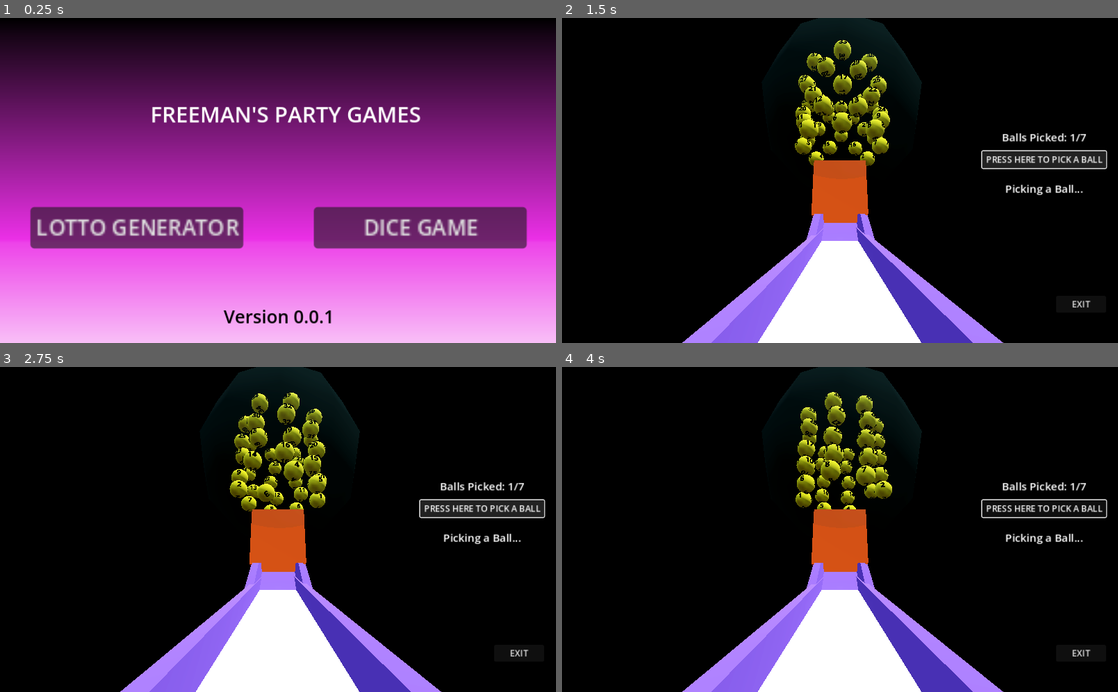
Above: before the commit, frames 1-4 (two rows, left to right).
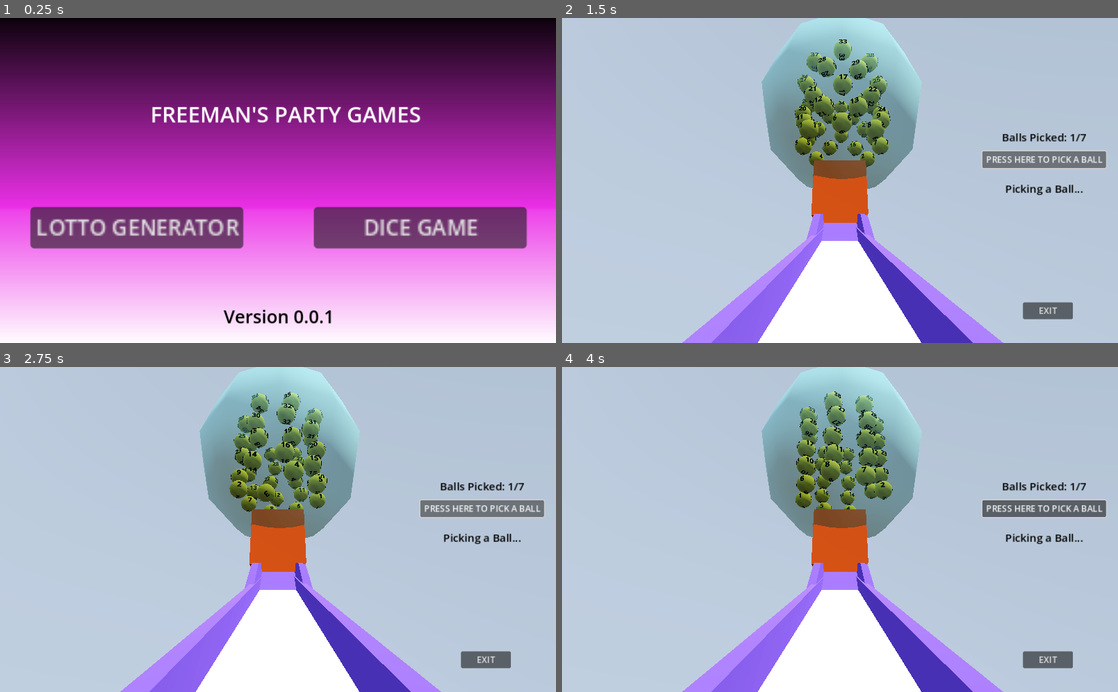
Above: after the commit, the same moments.

Repository: hffriman/Freemans-Party-Games
Game: Godot game, scene res://main_menu.tscn
Same seed, same stepped clock (60 frames per second), same inputs: the game is played once before the commit and once after it.
Inputs (mouse positions are in pixels of both pictures, inside the frame that each line leads up to):
- Up to frame 1 (0.25 s): no input
- Up to frame 2 (1.5 s): click "LOTTO GENERATOR" at 0.5 s; click "PRESS HERE TO PICK A BALL" at 1.25 s
- Up to frame 3 (2.75 s): click "PRESS HERE TO PICK A BALL" at 2 s
- Up to frame 4 (4 s): click "PRESS HERE TO PICK A BALL" at 2.75 s; move the mouse to (962, 513) at 3.52 s; click (962, 513) at 3.67 s

The runs differ from the first frame. In frame 1, 53% of the frame differs, in the area x 0-100%, y 36-100%; in frame 2, 86%, in the area x 0-100%, y 0-100%; in frame 3, 86%; in frame 4, 86%.

Commit message:
Added some music, sound effects, and graphics

Diff:
--- a/ball_detector.gd
+++ b/ball_detector.gd
@@ -1,12 +1,10 @@
 extends Area3D
 
-var is_activated
+var ball_roll_sound_player
 
 # Called when the node enters the scene tree for the first time.
 func _ready():
-	is_activated = false
-	pass # Replace with function body.
-
+	ball_roll_sound_player = get_node("BallRollSound")
 
 # Called every frame. 'delta' is the elapsed time since the previous frame.
 func _process(delta):
@@ -14,4 +12,4 @@
 
 func _on_body_entered(body):
 	if body.is_in_group("lotto_ball"):
-		is_activated = true
+		ball_roll_sound_player.playing = true
--- /dev/null
+++ b/bg_music_player.gd
@@ -0,0 +1,11 @@
+extends AudioStreamPlayer
+
+
+# Called when the node enters the scene tree for the first time.
+func _ready():
+	pass # Replace with function body.
+
+
+# Called every frame. 'delta' is the elapsed time since the previous frame.
+func _process(delta):
+	pass
--- /dev/null
+++ b/bg_music_player.tscn
@@ -0,0 +1,11 @@
+[gd_scene load_steps=3 format=3 uid="uid://bovlwvcjkyars"]
+
+[ext_resource type="AudioStream" uid="uid://cid7s08n7t8qx" path="res://funk-casino-163105.mp3" id="1_b0b2s"]
+[ext_resource type="Script" path="res://bg_music_player.gd" id="2_5872x"]
+
+[node name="BG_music_player" type="AudioStreamPlayer"]
+process_mode = 3
+stream = ExtResource("1_b0b2s")
+volume_db = -20.0
+autoplay = true
+script = ExtResource("2_5872x")
--- a/dicegame.gd
+++ b/dicegame.gd
@@ -91,6 +91,5 @@
 func _on_back_to_menu_pressed():
 	get_tree().change_scene_to_file("res://main_menu.tscn")
 
-
 func _on_exit_to_menu_pressed():
 	get_tree().change_scene_to_file("res://main_menu.tscn")
--- a/dicegame.tscn
+++ b/dicegame.tscn
@@ -52,10 +52,9 @@
 [sub_resource type="LabelSettings" id="LabelSettings_mf5my"]
 font = SubResource("FontVariation_jkk4e")
 font_size = 55
-font_color = Color(0, 0, 0, 1)
+font_color = Color(1, 1, 0.203922, 1)
 
 [sub_resource type="StandardMaterial3D" id="StandardMaterial3D_amy7m"]
-albedo_color = Color(0, 0, 0, 1)
 metallic_specular = 0.0
 
 [node name="DiceGame" type="Node3D"]
@@ -329,6 +328,7 @@
 scale = Vector2(2.04808, 2.45745)
 
 [node name="Background" type="Sprite2D" parent="FinalPhaseLayer/GameOverLayer"]
+modulate = Color(0.490196, 0.478431, 1, 1)
 position = Vector2(253.408, -100.918)
 scale = Vector2(500.957, 245.783)
 texture = SubResource("CanvasTexture_3h28u")
@@ -345,9 +345,9 @@
 
 [node name="Result" type="Label" parent="FinalPhaseLayer/GameOverLayer"]
 offset_left = 23.4366
-offset_top = -155.446
-offset_right = 512.437
-offset_bottom = -4.44653
+offset_top = -141.61
+offset_right = 522.437
+offset_bottom = 9.38925
 scale = Vector2(0.656431, 0.560269)
 text = "Result: 12 + 12 = 22"
 label_settings = SubResource("LabelSettings_mf5my")
--- a/lotto_generator.gd
+++ b/lotto_generator.gd
@@ -20,6 +20,10 @@
 var picking_a_ball_label
 var balls_picked = 0
 
+var restart_button
+
+var ball_select_sound_player
+
 # Called when the node enters the scene tree for the first time.
 func _ready():
 	lotto_ball_rows = get_node("lotto_balls").get_children()
@@ -38,6 +42,9 @@
 	balls_left_label = get_node("Balls left")
 	picking_a_ball_label = get_node("Picking a Ball")
 
+	restart_button = get_node("Restart")
+	ball_select_sound_player = get_node("BallSelectSound")
+
 # Called every frame. 'delta' is the elapsed time since the previous frame.
 func _process(_delta):
 
@@ -55,6 +62,11 @@
 		else:
 			lbr.rotate(Vector3(0, 1.0, 0), 0.3)
 
+	if balls_picked >= 7:
+		restart_button.visible = true
+	else:
+		restart_button.visible = false
+
 func _input(_event):
 	if pick_button_is_pressed && lotto_turns > 0:
 		press_count = press_count + 1
@@ -65,6 +77,7 @@
 				var selected_ball = lotto_ball_rows[random_number_1].get_child(random_number_2)
 				selected_ball.selected = true
 				picking_a_ball_label.text = "Picking a Ball..."
+				ball_select_sound_player.playing = true
 				var score_icon_index = (7 - (lotto_turns))
 				balls_picked = balls_picked + 1
 				lotto_points_icons[score_icon_index].get_child(1).text = str(selected_ball.ball_number)
@@ -82,3 +95,6 @@
 
 func _on_exit_to_menu_pressed():
 	get_tree().change_scene_to_file("res://main_menu.tscn")
+
+func _on_restart_pressed():
+	get_tree().change_scene_to_file("res://lotto_generator.tscn")
--- a/lotto_generator.tscn
+++ b/lotto_generator.tscn
@@ -6,6 +6,10 @@
 [ext_resource type="PackedScene" uid="uid://dln2f077p82t2" path="res://lotto_machine_bridge.tscn" id="4_2trbg"]
 [ext_resource type="PackedScene" uid="uid://ch2u4au7yoj0m" path="res://tube.tscn" id="4_k3han"]
 [ext_resource type="PackedScene" uid="uid://c7bxhixmx88w0" path="res://lotto_points_layer.tscn" id="7_g5v55"]
+[ext_resource type="AudioStream" uid="uid://ddnqiqnwfrjiu" path="res://slot-machine-payout-81725.mp3" id="7_mgnn5"]
+[ext_resource type="AudioStream" uid="uid://cs3324ml6rqhr" path="res://lottery_machine_sounds.wav" id="7_vhx7r"]
+[ext_resource type="AudioStream" uid="uid://x6xovrdmacpo" path="res://lotto-ball-105088.mp3" id="7_vvnk8"]
+[ext_resource type="Script" path="res://ball_detector.gd" id="9_ew268"]
 
 [sub_resource type="ProceduralSkyMaterial" id="ProceduralSkyMaterial_plqt5"]
 sky_horizon_color = Color(0.64625, 0.65575, 0.67075, 1)
@@ -20,8 +24,8 @@
 tonemap_mode = 2
 glow_enabled = true
 
-[sub_resource type="StandardMaterial3D" id="StandardMaterial3D_fp2b1"]
-albedo_color = Color(0, 0, 0, 1)
+[sub_resource type="StandardMaterial3D" id="StandardMaterial3D_i1p81"]
+albedo_color = Color(0.839216, 0.913725, 1, 1)
 metallic_specular = 0.0
 
 [sub_resource type="FontVariation" id="FontVariation_ww3mj"]
@@ -29,6 +33,9 @@
 [sub_resource type="LabelSettings" id="LabelSettings_iesqf"]
 font = SubResource("FontVariation_ww3mj")
 font_size = 20
+font_color = Color(0, 0, 0, 1)
+
+[sub_resource type="BoxShape3D" id="BoxShape3D_exj82"]
 
 [node name="LottoGenerator" type="Node3D"]
 transform = Transform3D(-4.37114e-08, 0, -1, 0, 1, 0, 1, 0, -4.37114e-08, -3.35075, 165, 0)
@@ -60,9 +67,9 @@
 
 [node name="lotto_points_layer" parent="." instance=ExtResource("7_g5v55")]
 
-[node name="CSGCylinder3D" type="CSGCylinder3D" parent="."]
-transform = Transform3D(2.22603, 0, 7.27596e-12, 0, 357.641, 0, 1.42109e-14, 0, -1574.08, -35.2851, 34.9339, 1.43051e-06)
-material = SubResource("StandardMaterial3D_fp2b1")
+[node name="background1" type="CSGCylinder3D" parent="."]
+transform = Transform3D(2.22603, 0, 7.27596e-12, 0, 357.641, 0, 1.42109e-14, 0, -1574.08, -35.4379, 34.9339, 1.43051e-06)
+material = SubResource("StandardMaterial3D_i1p81")
 
 [node name="PressToPick" type="Button" parent="."]
 offset_left = 774.0
@@ -77,11 +84,24 @@
 anchor_top = 0.855
 anchor_right = 0.979
 anchor_bottom = 0.894
-offset_left = -0.33606
-offset_right = -0.496033
-offset_bottom = 7.59998
+offset_left = -61.336
+offset_top = 12.0
+offset_right = -61.496
+offset_bottom = 19.6
 text = "EXIT
 "
+
+[node name="Restart" type="Button" parent="."]
+anchors_preset = -1
+anchor_left = 0.889
+anchor_top = 0.855
+anchor_right = 0.979
+anchor_bottom = 0.894
+offset_left = -61.336
+offset_top = -36.0
+offset_right = -61.496
+offset_bottom = -28.4
+text = "RESTART"
 
 [node name="Balls left" type="Label" parent="."]
 anchors_preset = -1
@@ -110,8 +130,34 @@
 label_settings = SubResource("LabelSettings_iesqf")
 horizontal_alignment = 1
 
+[node name="BallSelectSound" type="AudioStreamPlayer" parent="."]
+stream = ExtResource("7_mgnn5")
+volume_db = -5.0
+
+[node name="MachineSound" type="AudioStreamPlayer" parent="."]
+stream = ExtResource("7_vhx7r")
+volume_db = -20.0
+autoplay = true
+
+[node name="BallDetector" type="Area3D" parent="."]
+transform = Transform3D(1, 0, 0, 0, 1, 0, 0, 0, 1, 5.53397, -6.27264, 3.19025)
+script = ExtResource("9_ew268")
+
+[node name="CollisionShape3D" type="CollisionShape3D" parent="BallDetector"]
+transform = Transform3D(7, 0, -2.84217e-14, 0, 7, 0, 2.84217e-14, 0, 7, 0, -0.267487, 0.307858)
+shape = SubResource("BoxShape3D_exj82")
+
+[node name="BallRollSound" type="AudioStreamPlayer" parent="BallDetector"]
+stream = ExtResource("7_vvnk8")
+volume_db = -2.0
+
 [connection signal="button_down" from="PressToPick" to="." method="_on_press_to_pick_button_down"]
 [connection signal="button_up" from="PressToPick" to="." method="_on_press_to_pick_button_up"]
 [connection signal="button_down" from="ExitToMenu" to="." method="_on_press_to_pick_button_down"]
 [connection signal="button_up" from="ExitToMenu" to="." method="_on_press_to_pick_button_up"]
 [connection signal="pressed" from="ExitToMenu" to="." method="_on_exit_to_menu_pressed"]
+[connection signal="button_down" from="Restart" to="." method="_on_press_to_pick_button_down"]
+[connection signal="button_up" from="Restart" to="." method="_on_press_to_pick_button_up"]
+[connection signal="pressed" from="Restart" to="." method="_on_exit_to_menu_pressed"]
+[connection signal="pressed" from="Restart" to="." method="_on_restart_pressed"]
+[connection signal="body_entered" from="BallDetector" to="BallDetector" method="_on_body_entered"]
--- a/lotto_machine.tscn
+++ b/lotto_machine.tscn
@@ -10,7 +10,7 @@
 
 [sub_resource type="StandardMaterial3D" id="StandardMaterial3D_ul8uh"]
 transparency = 1
-albedo_color = Color(0.454902, 1, 1, 0.117647)
+albedo_color = Color(0.576471, 0.984314, 0.964706, 0.568627)
 
 [node name="lotto_machine" type="Node3D"]
 transform = Transform3D(1.10953, 0, 0, 0, 1.10953, 0, 0, 0, 1.10953, 0, -0.00546962, 0)
--- a/main_menu.tscn
+++ b/main_menu.tscn
@@ -28,9 +28,9 @@
 [node name="Camera3D" type="Camera3D" parent="."]
 
 [node name="Sprite2D" type="Sprite2D" parent="."]
-position = Vector2(516, 348)
+position = Vector2(512, 296)
 rotation = 1.57079
-scale = Vector2(2.71493, -1110.07)
+scale = Vector2(2.41253, -1045.34)
 texture = SubResource("GradientTexture1D_vy0t7")
 
 [node name="LottoGenerator" type="Button" parent="."]
--- a/project.godot
+++ b/project.godot
@@ -14,6 +14,10 @@
 run/main_scene="res://main_menu.tscn"
 config/features=PackedStringArray("4.2", "Mobile")
 config/icon="res://icon.svg"
+
+[autoload]
+
+BgMusicPlayer="*res://bg_music_player.tscn"
 
 [display]
 
Binary file added: button.png
Not shown, added: button.png.import
Not shown, added: funk-casino-163105.mp3.import
Not shown, added: lottery_machine_sounds.wav.import
Not shown, added: lotto-ball-105088.mp3.import
Not shown: 1 places in lotto_generator.tscn that only renumber resources
Not shown, added: lotto_machine_sound1.wav.import
Not shown, added: playful-casino-slot-machine-jackpot-2-183923.mp3.import
Not shown, added: slot-machine-payout-81725.mp3.import
Not shown, added: funk-casino-163105.mp3
Not shown, added: lottery_machine_sounds.wav
Not shown, added: lotto-ball-105088.mp3
(and 3 more such lines)
